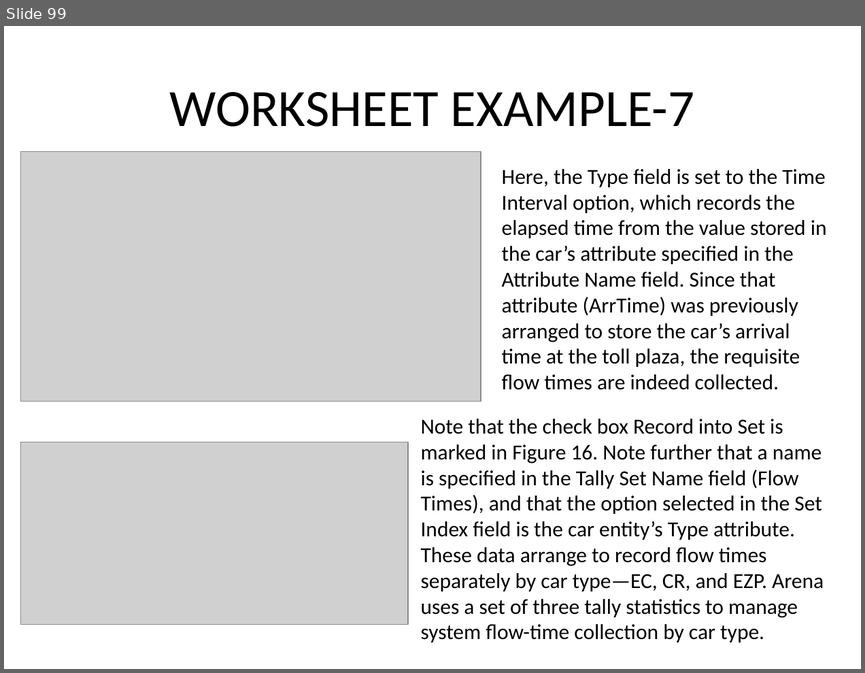
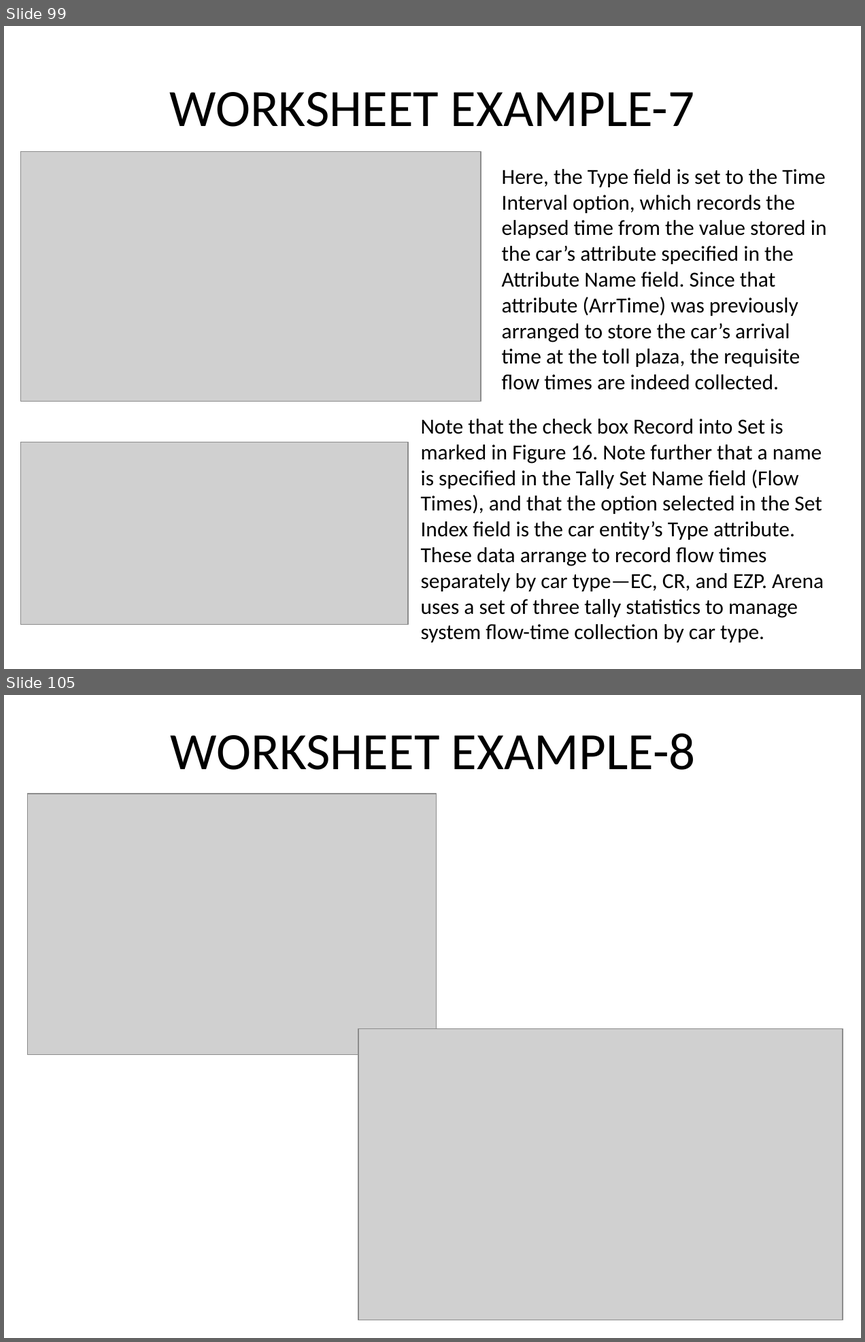
Before and after one commit to maeyler/Simulation, a slide deck: Simulation Works/QUESTIONS.pptx. Shown one above the other, each under a label of ours: slide 99 before the commit, slides 99 and 105 after it; the slides between them are not shown. The pictures are 865x673 and 865x1342 pixels, drawn with LibreOffice and Linux fonts; fonts in the diff are those of the drawing; grey boxes stand for pictures. Boxes give left, top, right and bottom in pixels: in the first picture for what was removed or moved away, otherwise in the second. Text is boxed around its words. In the diff, an @@ line names an element or a change of style, - is before the commit and + after.

```diff
--- a/Simulation Works/QUESTIONS.pptx
+++ b/Simulation Works/QUESTIONS.pptx
@@ slide 105 added at (4, 695, 861, 1338), background #FFFFFF @@
@@ title added at (171, 733, 696, 770), 44 pt, text #000000 @@
+WORKSHEET EXAMPLE-8
@@ picture added at (28, 794, 436, 1054) @@
@@ picture added at (358, 1028, 842, 1320) @@
```
Also in this commit, not shown: 14 other slides added, 2 other files.
